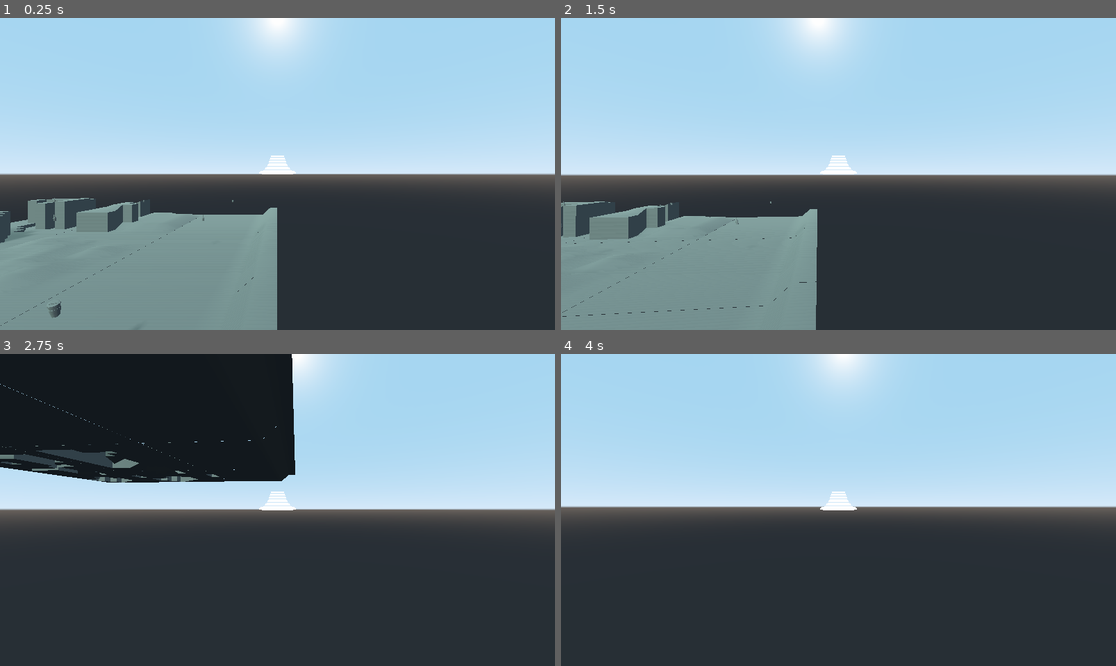
Above: before the commit, frames 1-4 (two rows, left to right).
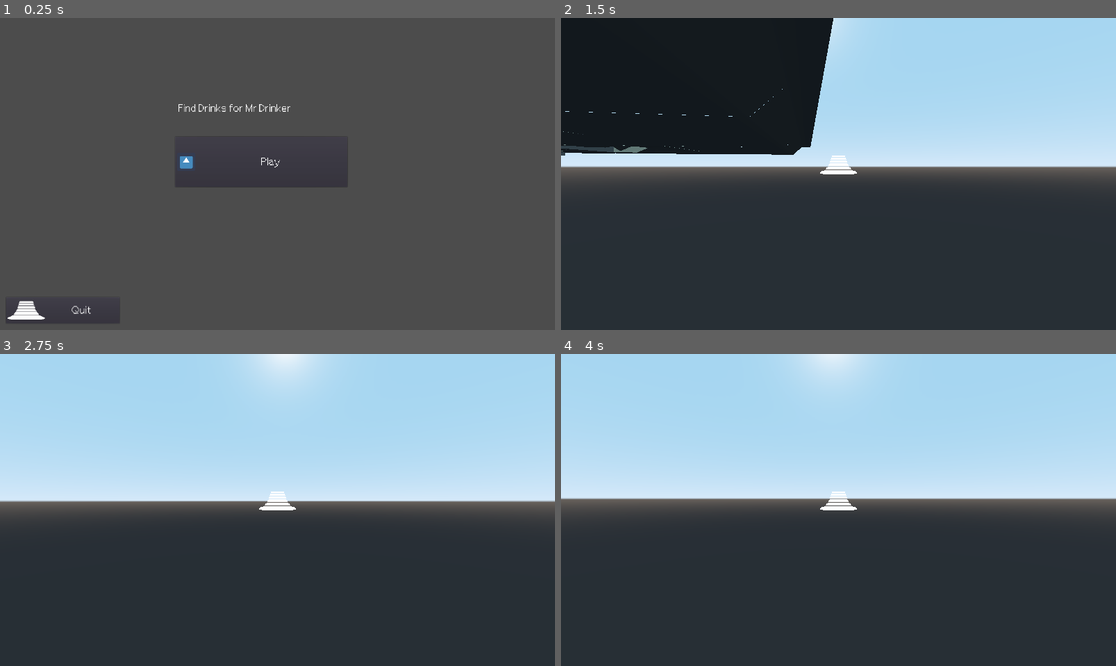
Above: after the commit, the same moments.

Repository: JacobDWoodman/OpenWorldGodot
Game: Godot game, scene res://menu/MainMenu.tscn
Two runs of this game, one before a commit and one after it. Both use one fixed random seed, a clock stepped at 60 frames per second and the inputs below. Before the commit the project starts from res://GridEnvironment/testGridWorld.tscn. The engine's default icon, where the game draws it, is replaced by a stand-in: a white triangle on a blue panel in a dark square.
Inputs (mouse positions are in pixels of both pictures, inside the frame that each line leads up to):
- Up to frame 1 (0.25 s): no input
- Up to frame 2 (1.5 s): click (821, 161) at 0.5 s, where only the run after the commit has a clickable "Play"; move the mouse to (866, 174) at 1.27 s; hold W (MOVE_FORWARD) from 1.28 s (still down); tap F (toggle_grav) at 1.35 s
- Up to frame 3 (2.75 s): keep holding W (MOVE_FORWARD); tap Ctrl (CHARGE_JUMP) at 1.52, 2.27 s; move the mouse to (249, 510) at 2.02 s; click (249, 510) at 2.1 s; tap F (toggle_grav) at 2.3 s
- Up to frame 4 (4 s): keep holding W (MOVE_FORWARD); move the mouse to (849, 503) at 2.77 s; tap F (toggle_grav) at 2.85, 3.6 s; move the mouse to (832, 516) at 3.52 s; tap Ctrl (CHARGE_JUMP) at 3.77 s

The runs differ from the first frame. In frame 1, 95% of the frame differs, in the area x 0-100%, y 0-100%; in frame 2, 41%; in frame 3, 25%; in frame 4, 4.2%.

Commit message:
added main menu
removed test gravity ignorance toggle for player

Diff:
--- a/GridEnvironment/GridWorldTest.gd
+++ b/GridEnvironment/GridWorldTest.gd
@@ -77,7 +77,8 @@
 
 func load_done(chunk, item, thread):
 	add_child(chunk)
-	chunk.add_child(item)
+	if(item != null):
+		chunk.add_child(item)
 
 	var key = chunk.key
 	chunks[key] = chunk
@@ -89,7 +90,6 @@
 	for key in chunks:
 		var chunk = chunks[key]
 		if chunk.should_remove:
-			print(chunk.key)
 			chunk.queue_free()
 			chunks.erase(key)
 
--- a/GridEnvironment/testGridWorld.tscn
+++ b/GridEnvironment/testGridWorld.tscn
@@ -12,15 +12,15 @@
 chunkRenderDistance = 2
 
 [node name="Player" parent="." instance=ExtResource( 2 )]
-transform = Transform( 1, 0, 0, 0, 1, 0, 0, 0, 1, 123, 21.941, 123 )
+transform = Transform( 1, 0, 0, 0, 1, 0, 0, 0, 1, 120.98, 15.023, 110.933 )
 
 [node name="CanvasLayer" type="CanvasLayer" parent="."]
 
 [node name="txt" type="RichTextLabel" parent="CanvasLayer"]
-margin_left = 45.0
-margin_top = 32.0
-margin_right = 308.0
-margin_bottom = 243.0
+margin_left = 885.0
+margin_top = 550.0
+margin_right = 1035.0
+margin_bottom = 600.0
 __meta__ = {
 "_edit_use_anchors_": false
 }
--- a/Player/Player.gd
+++ b/Player/Player.gd
@@ -1,7 +1,7 @@
 extends KinematicBody
 #from https://docs.godotengine.org/en/stable/tutorials/3d/fps_tutorial/part_one.html
 
-export(bool) var grav_on = false
+export(bool) var grav_on = true
 const GRAVITY = -24.8 * 2
 var vel = Vector3()
 const MAX_SPEED = 20
@@ -50,8 +50,8 @@
 		input_movement_vector.x -= 1
 	if Input.is_action_pressed("MOVE_RIGHT"):
 		input_movement_vector.x += 1
-	if Input.is_action_just_released("toggle_grav"):
-		grav_on = !grav_on
+	#if Input.is_action_just_released("toggle_grav"):
+	#	grav_on = !grav_on
 
 	input_movement_vector = input_movement_vector.normalized()
 
--- a/Player/gameStats.gd
+++ b/Player/gameStats.gd
@@ -9,5 +9,5 @@
 func collect_item():
 	collectibles_collected += 1;
 	get_tree().get_current_scene().get_node("CanvasLayer/txt").set_bbcode("Drinks Collected: "+ str(collectibles_collected))
-	if collectibles_collected <= 30:
+	if collectibles_collected >= 30:
 		has_enough_drinks = true
--- a/Terrain/Entity/Dude.gd
+++ b/Terrain/Entity/Dude.gd
@@ -15,3 +15,5 @@
 func _on_Area_body_exited(body):
 	if(body.get_name() == "Player"):
 		doug.queue_free()
+	if GameStats.has_enough_drinks:
+		get_tree().change_scene("res://path/to/scene.tscn")
--- /dev/null
+++ b/menu/MainMenu.gd
@@ -0,0 +1,8 @@
+extends Control
+
+func _on_PlayB_pressed():
+	get_tree().change_scene("res://GridEnvironment/testGridWorld.tscn")
+
+
+func _on_Quit_pressed():
+	get_tree().quit()
--- /dev/null
+++ b/menu/MainMenu.tscn
@@ -0,0 +1,56 @@
+[gd_scene load_steps=5 format=2]
+
+[ext_resource path="res://Dialogue/sprites/exoBoots.png" type="Texture" id=1]
+[ext_resource path="res://Dialogue/txt/ace_attorney.tres" type="DynamicFont" id=2]
+[ext_resource path="res://icon.png" type="Texture" id=3]
+[ext_resource path="res://menu/MainMenu.gd" type="Script" id=4]
+
+[node name="Control" type="Control"]
+anchor_right = 1.0
+anchor_bottom = 1.0
+margin_left = -6.68079
+margin_right = -6.68079
+script = ExtResource( 4 )
+__meta__ = {
+"_edit_use_anchors_": false
+}
+
+[node name="RichTextLabel" type="RichTextLabel" parent="."]
+margin_left = 624.355
+margin_top = 294.234
+margin_right = 1219.36
+margin_bottom = 487.234
+custom_fonts/mono_font = ExtResource( 2 )
+custom_fonts/normal_font = ExtResource( 2 )
+bbcode_text = "Find Drinks for Mr Drinker"
+text = "Find Drinks for Mr Drinker"
+
+[node name="PlayB" type="Button" parent="."]
+margin_left = 613.416
+margin_top = 411.099
+margin_right = 1209.42
+margin_bottom = 585.099
+custom_fonts/font = ExtResource( 2 )
+custom_colors/font_color = Color( 1, 1, 1, 1 )
+custom_colors/font_color_hover = Color( 0, 0.952941, 1, 1 )
+custom_colors/font_color_pressed = Color( 0, 0.301961, 0.501961, 1 )
+text = "Play"
+icon = ExtResource( 3 )
+__meta__ = {
+"_edit_use_anchors_": false,
+"_editor_description_": ""
+}
+
+[node name="Quit" type="Button" parent="."]
+margin_left = 28.3931
+margin_top = 967.036
+margin_right = 421.393
+margin_bottom = 1057.04
+custom_fonts/font = ExtResource( 2 )
+custom_colors/font_color = Color( 1, 1, 1, 1 )
+custom_colors/font_color_hover = Color( 0, 0.952941, 1, 1 )
+custom_colors/font_color_pressed = Color( 0, 0.301961, 0.501961, 1 )
+text = "Quit"
+icon = ExtResource( 1 )
+[connection signal="pressed" from="PlayB" to="." method="_on_PlayB_pressed"]
+[connection signal="pressed" from="Quit" to="." method="_on_Quit_pressed"]
--- a/project.godot
+++ b/project.godot
@@ -51,7 +51,7 @@
 [application]
 
 config/name="Death Stranding"
-run/main_scene="res://GridEnvironment/testGridWorld.tscn"
+run/main_scene="res://menu/MainMenu.tscn"
 config/icon="res://icon.png"
 
 [autoload]
